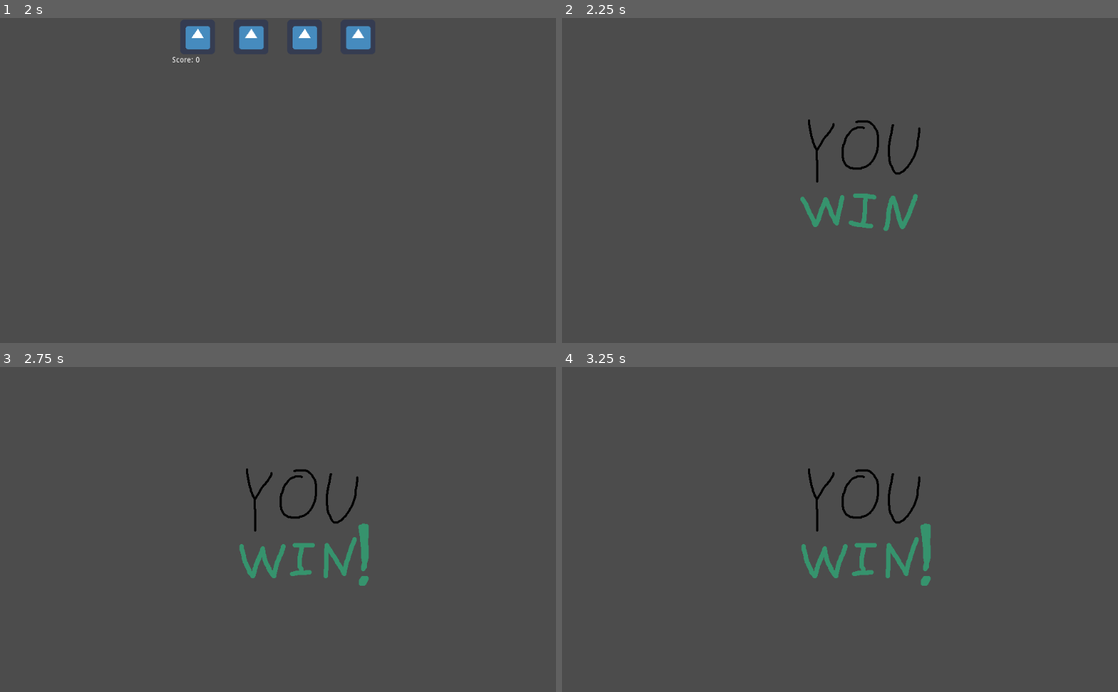
Above: before the commit, frames 1-4 (two rows, left to right).
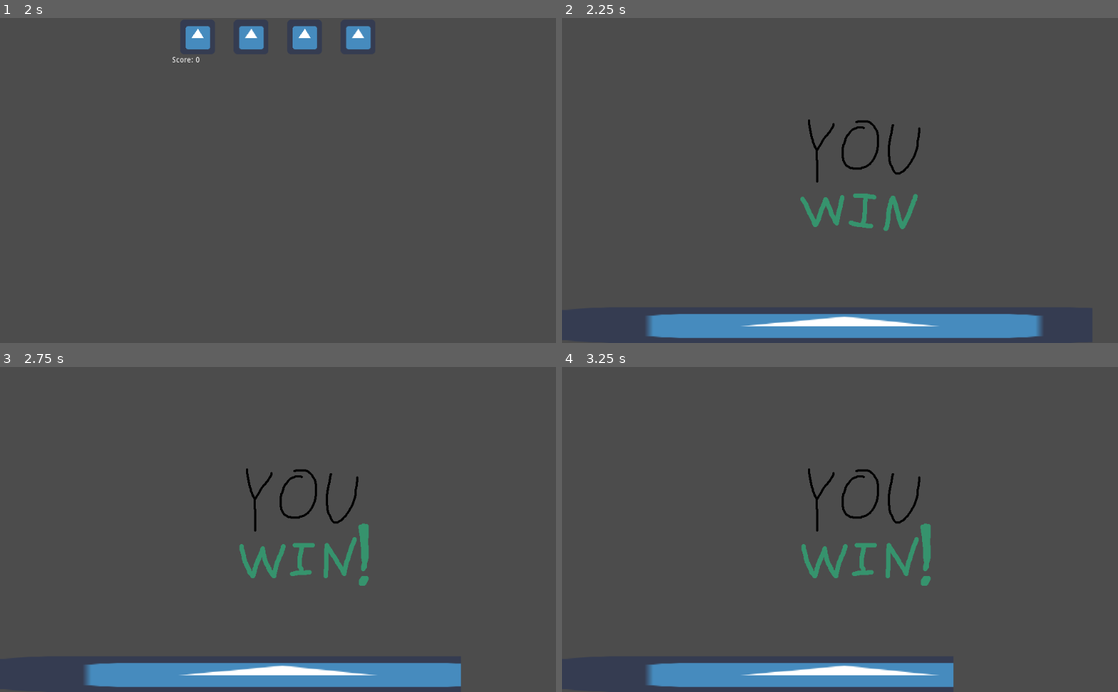
Above: after the commit, the same moments.

Repository: NEW-CYLANDIA/little-warioware
Game: Godot game, scene res://src/menus/menu.tscn
Same seed, same stepped clock (60 frames per second), same inputs: the game is played once before the commit and once after it. The engine's default icon, where the game draws it, is replaced by a stand-in: a white triangle on a blue panel in a dark square. Sound files missing from this copy of the repository are replaced by a short silence.
Inputs:
- Up to frame 1 (2 s): click "Play" at 0.5 s; tap Enter at 1.25 s; hold Right (mg_right) from 1.28 s (still down); hold Z (mg_action) from 1.28 s (still down)
- Up to frame 2 (2.25 s): tap Space at 2 s; release Right (mg_right) at 2.03 s; release Z (mg_action) at 2.03 s; hold Down (mg_down) from 2.03 s (still down); tap Z (mg_action) at 2.1 s
- Up to frame 3 (2.75 s): keep holding Down (mg_down)
- Up to frame 4 (3.25 s): release Down (mg_down) at 2.78 s; hold Right (mg_right) from 2.78 s (still down); hold Z (mg_action) from 2.78 s (still down)

Frame 1 is identical in both runs. In frame 2, 5.3% of the frame differs, in the area x 15-87%, y 91-99%; in frame 3, 5.0%; in frame 4, 4.1%.

Commit message:
Automatically display instructions for microgames

Diff:
--- a/microgames/pixelart/pixelart_game.tscn
+++ b/microgames/pixelart/pixelart_game.tscn
@@ -16,7 +16,6 @@
 [ext_resource path="res://microgames/pixelart/graphics/color-tileset.png" type="Texture" id=15]
 [ext_resource path="res://microgames/pixelart/ScrollingShader.tres" type="Shader" id=16]
 [ext_resource path="res://addons/kenney_interface_sounds/error_001.wav" type="AudioStream" id=17]
-[ext_resource path="res://src/microgames/instructions.tscn" type="PackedScene" id=18]
 [ext_resource path="res://microgames/pixelart/graphics/portrait2.png" type="Texture" id=19]
 [ext_resource path="res://microgames/pixelart/graphics/wario_single.png" type="Texture" id=20]
 
@@ -322,7 +321,7 @@
 [node name="Pixelart" type="Node2D"]
 script = ExtResource( 3 )
 microgame_name = "Pick the Color!"
-hint_verb = "Pick the Color!"
+instructions_text = "Fill in the pixels!"
 pencil_path = NodePath("Pencil")
 
 [node name="BG" type="Sprite" parent="."]
@@ -418,12 +417,6 @@
 [node name="WrongPixelPlaceSfx" type="AudioStreamPlayer" parent="Pencil"]
 stream = ExtResource( 17 )
 
-[node name="CanvasLayer" type="CanvasLayer" parent="."]
-
-[node name="Instructions" parent="CanvasLayer" instance=ExtResource( 18 )]
-text = "Fill in the pixels!"
-lifetime = 0.8
-
 [node name="Audio" type="Node2D" parent="."]
 
 [node name="WinSFX" type="AudioStreamPlayer" parent="Audio"]
@@ -437,6 +430,3 @@
 autoplay = true
 
 [connection signal="drawing_done" from="Pencil" to="." method="_on_Pencil_drawing_done"]
-[connection signal="instructions_shown" from="CanvasLayer/Instructions" to="." method="_on_Prompt_instructions_shown"]
-
-[editable path="CanvasLayer/Instructions"]
--- a/project.godot
+++ b/project.godot
@@ -13,6 +13,11 @@
 "class": "GameMode",
 "language": "GDScript",
 "path": "res://src/core/game_mode.gd"
+}, {
+"base": "Timer",
+"class": "Instructions",
+"language": "GDScript",
+"path": "res://src/microgames/instructions.gd"
 }, {
 "base": "Node",
 "class": "Microgame",
@@ -36,6 +41,7 @@
 } ]
 _global_script_class_icons={
 "GameMode": "",
+"Instructions": "",
 "Microgame": "",
 "MicrogameDefinition": "",
 "Pencil": "",
--- a/src/microgames/instructions.gd
+++ b/src/microgames/instructions.gd
@@ -1,15 +1,20 @@
-extends Label
+extends Timer
+class_name Instructions
 
-export var lifetime: float = 1
-signal instructions_shown
+onready var prompt: Label = $Prompt as Label
 
 
 func _ready() -> void:
-	$Timer.start(lifetime)
+	prompt.hide()
 
 
-func _on_Timer_timeout() -> void:
-	$FadeOutAnim.play("FadeOut")
-	emit_signal("instructions_shown")
-	yield($FadeOutAnim, "animation_finished")
-	queue_free()
+func show(prompt_text: String, time: float = 1.0) -> void:
+	wait_time = time
+
+	prompt.text = prompt_text
+	prompt.show()
+
+	start()
+
+	yield(self, "timeout")
+	($FadeOutAnim as AnimationPlayer).play("FadeOut")
--- a/src/microgames/instructions.tscn
+++ b/src/microgames/instructions.tscn
@@ -38,23 +38,98 @@
 "update": 0,
 "values": [ Color( 1, 1, 1, 1 ), Color( 1, 1, 1, 0 ) ]
 }
+tracks/2/type = "method"
+tracks/2/path = NodePath(".")
+tracks/2/interp = 1
+tracks/2/loop_wrap = true
+tracks/2/imported = false
+tracks/2/enabled = true
+tracks/2/keys = {
+"times": PoolRealArray( 1 ),
+"transitions": PoolRealArray( 1 ),
+"values": [ {
+"args": [  ],
+"method": "queue_free"
+} ]
+}
 
-[node name="Prompt" type="Label"]
-margin_right = 1024.0
-margin_bottom = 600.0
+[sub_resource type="Animation" id=20]
+length = 0.001
+tracks/0/type = "value"
+tracks/0/path = NodePath(".:self_modulate")
+tracks/0/interp = 1
+tracks/0/loop_wrap = true
+tracks/0/imported = false
+tracks/0/enabled = true
+tracks/0/keys = {
+"times": PoolRealArray( 0 ),
+"transitions": PoolRealArray( 1 ),
+"update": 0,
+"values": [ Color( 1, 1, 1, 1 ) ]
+}
+tracks/1/type = "value"
+tracks/1/path = NodePath(".:rect_scale")
+tracks/1/interp = 1
+tracks/1/loop_wrap = true
+tracks/1/imported = false
+tracks/1/enabled = true
+tracks/1/keys = {
+"times": PoolRealArray( 0 ),
+"transitions": PoolRealArray( 1 ),
+"update": 0,
+"values": [ Vector2( 1, 1 ) ]
+}
+
+[sub_resource type="Animation" id=21]
+resource_name = "Start"
+tracks/0/type = "value"
+tracks/0/path = NodePath(".:self_modulate")
+tracks/0/interp = 1
+tracks/0/loop_wrap = true
+tracks/0/imported = false
+tracks/0/enabled = true
+tracks/0/keys = {
+"times": PoolRealArray( 0 ),
+"transitions": PoolRealArray( 1 ),
+"update": 0,
+"values": [ Color( 1, 1, 1, 1 ) ]
+}
+tracks/1/type = "value"
+tracks/1/path = NodePath(".:rect_scale")
+tracks/1/interp = 1
+tracks/1/loop_wrap = true
+tracks/1/imported = false
+tracks/1/enabled = true
+tracks/1/keys = {
+"times": PoolRealArray( 0 ),
+"transitions": PoolRealArray( 1 ),
+"update": 0,
+"values": [ Vector2( 1, 1 ) ]
+}
+
+[node name="Timer" type="Timer"]
+one_shot = true
+script = ExtResource( 1 )
+
+[node name="Prompt" type="Label" parent="."]
+anchor_left = 0.5
+anchor_top = 0.5
+anchor_right = 0.5
+anchor_bottom = 0.5
+margin_left = -512.0
+margin_top = -300.0
+margin_right = 512.0
+margin_bottom = 300.0
 rect_pivot_offset = Vector2( 512, 300 )
 theme = SubResource( 18 )
 text = "Do the Thing!
 "
 align = 1
 valign = 1
-script = ExtResource( 1 )
-lifetime = 0.5
 
 [node name="FadeOutAnim" type="AnimationPlayer" parent="."]
+root_node = NodePath("../Prompt")
+autoplay = "Start"
 anims/FadeOut = SubResource( 19 )
-
-[node name="Timer" type="Timer" parent="."]
-one_shot = true
-
-[connection signal="timeout" from="Timer" to="." method="_on_Timer_timeout"]
+anims/RESET = SubResource( 20 )
+anims/Start = SubResource( 21 )
--- a/src/microgames/microgame.gd
+++ b/src/microgames/microgame.gd
@@ -4,6 +4,7 @@
 # Custom microgames should extend this
 
 var timer_scene: PackedScene = preload("res://src/microgames/microgame_timer.tscn")
+var instruction_scene: PackedScene = preload("res://src/microgames/instructions.tscn")
 
 # Emitted when microgame _ready() is complete
 # Allows Session to do some last second config
@@ -18,7 +19,7 @@
 
 # Short hint string to display when microgame starts
 # Can be modified per play (e.g. different for higher difficulty levels)
-export(String) var hint_verb: String
+export(String) var instructions_text: String
 
 # Default success state for microgame
 # Use "is_success" to update player's current success state
@@ -29,6 +30,7 @@
 
 # Reference to countdown timer before microgame ends
 var timer: Timer
+var instructions: Instructions
 
 # Reference to current session
 var session: Session = Global.current_session
@@ -41,20 +43,35 @@
 		Global.start_new_single_session()
 		session = Global.current_session
 
-	# set default success state
+	# Set default success state.
 	is_success = win_by_default
 
-	# create timer, connect signals
+	# Create timer, connect signals.
 	timer = timer_scene.instance() as Timer
-
 	timer.connect("timeout", self, "on_Timer_timeout")
 
-	var ui_parent = CanvasLayer.new()
-	add_child(ui_parent)
-	ui_parent.add_child(timer)
+	# Create instructions, connect signals
+	instructions = instruction_scene.instance() as Instructions
+	instructions.connect("timeout", self, "on_Instructions_shown")
 
-	# let Session know microgame has finished loading
+	var canvas_layer := CanvasLayer.new()
+	canvas_layer.add_child(timer)
+	canvas_layer.add_child(instructions)
+	add_child(canvas_layer)
+
+	# Start
+	if instructions_text.length() > 0:
+		instructions.show(instructions_text)
+	else:
+		instructions.queue_free()
+		timer.call_deferred("start")
+
+	# Let Session know microgame has finished loading.
 	emit_signal("microgame_ready", self)
+
+
+func on_Instructions_shown() -> void:
+	timer.start()
 
 
 func on_Timer_timeout() -> void:
--- a/src/microgames/microgame.tscn
+++ b/src/microgames/microgame.tscn
@@ -5,4 +5,3 @@
 [node name="Microgame" type="Node"]
 script = ExtResource( 1 )
 microgame_name = "My First Microgame"
-hint_verb = "Win!"
Not shown: 1 places in microgames/pixelart/pixelart_game.tscn that only renumber resources
Not shown: 1 places in src/microgames/instructions.tscn that only renumber resources
